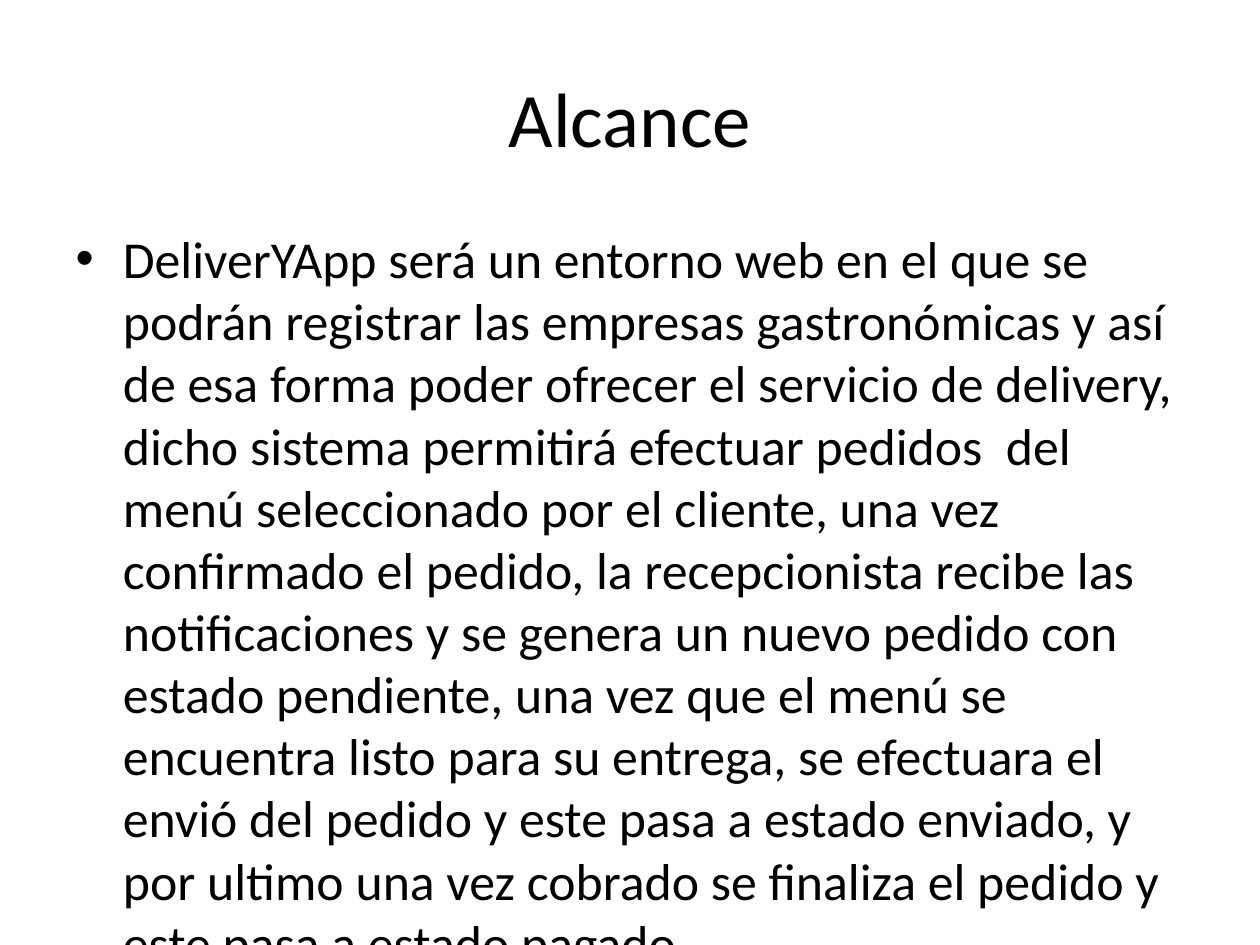
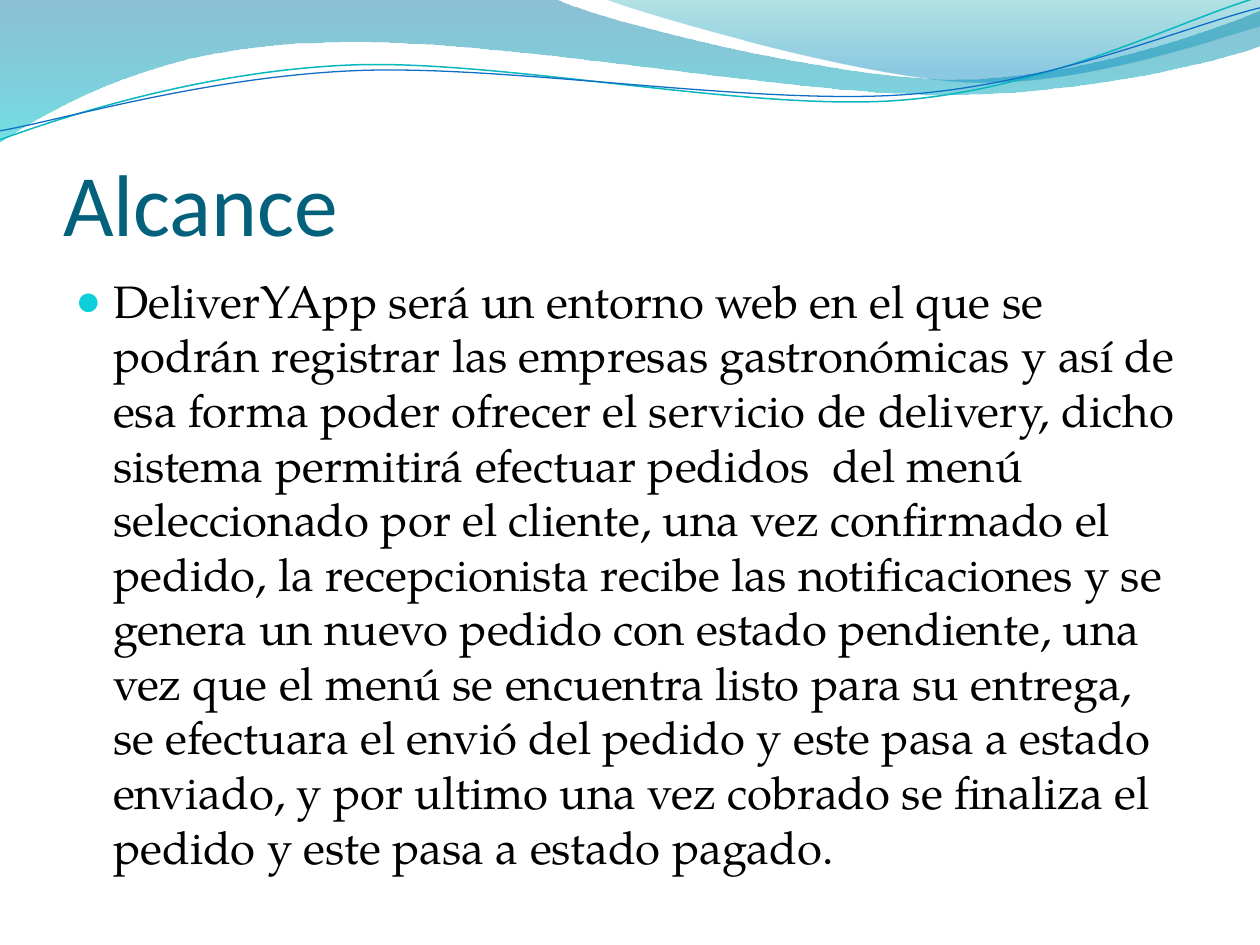
Before and after one commit to francben/proyectoDeliberyApp, a slide deck: slide 4 of Para Presentacion final.pptx. Drawn at 1260x945 pixels with LibreOffice and Linux fonts; fonts in the diff are those of the drawing; background and template pictures are left out. Boxes give left, top, right and bottom in pixels: in the first picture for what was removed or moved away, otherwise in the second. Text is boxed around its words. In the diff, an @@ line names an element or a change of style, - is before the commit and + after.

```diff
--- a/Para Presentacion final.pptx
+++ b/Para Presentacion final.pptx
@@ freeform shape added at <box>0,0,1260,142</box>, fill gradient #0074A1 to #00C6CF @@
@@ freeform shape added at <box>0,0,1260,147</box>, outline #0AB8BF 0.85 pt @@
@@ freeform shape added at <box>0,8,1260,141</box>, outline #0F6FC6 0.75 pt @@
@@ freeform shape added at <box>604,0,1260,87</box>, fill gradient #00A1A9 to #008BBF @@
@@ title "Alcance": place and size @@
-title "Alcance" at <box>509,93,751,148</box>
+title "Alcance" at <box>63,175,338,237</box>
@@ title "Alcance" at <box>63,175,338,237</box>: size 44 to 50 pt, text colour #000000 to #04617B; alignment centre to left; vertical alignment middle to bottom @@
@@ text "DeliverYApp será un entorno web ...": place and size @@
-text "DeliverYApp será un entorno web ..." at <box>123,242,1171,909</box>
+text "DeliverYApp será un entorno web ..." at <box>113,285,1175,877</box>
@@ text "DeliverYApp será un entorno web ..." at <box>113,285,1175,877</box>: size 29.6 to 26 pt, font Calibri to TeX Gyre Pagella; bullet • to ● @@
```
Also in this commit, not shown: 16 other slides changed, 2 slides added, 2 slides removed.
